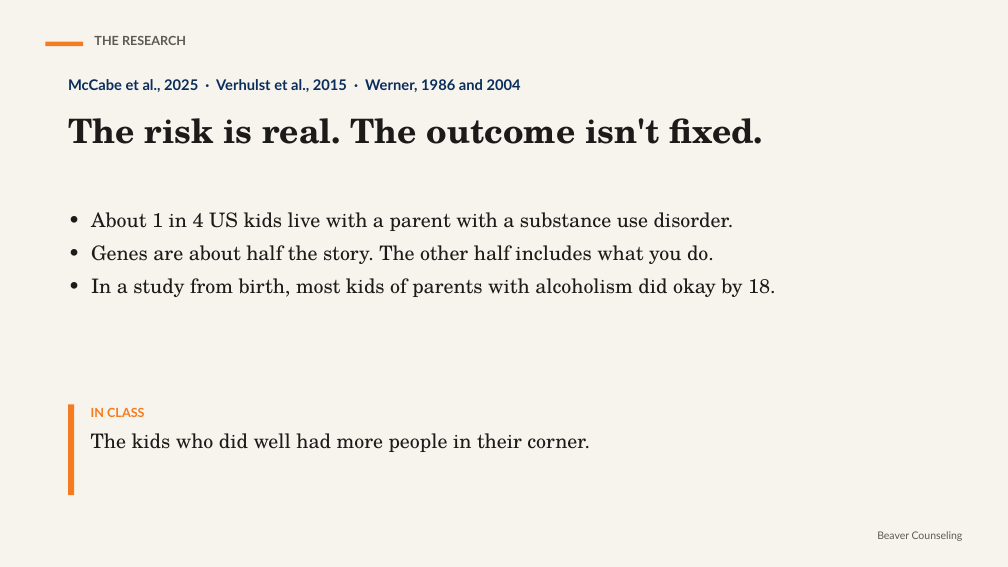
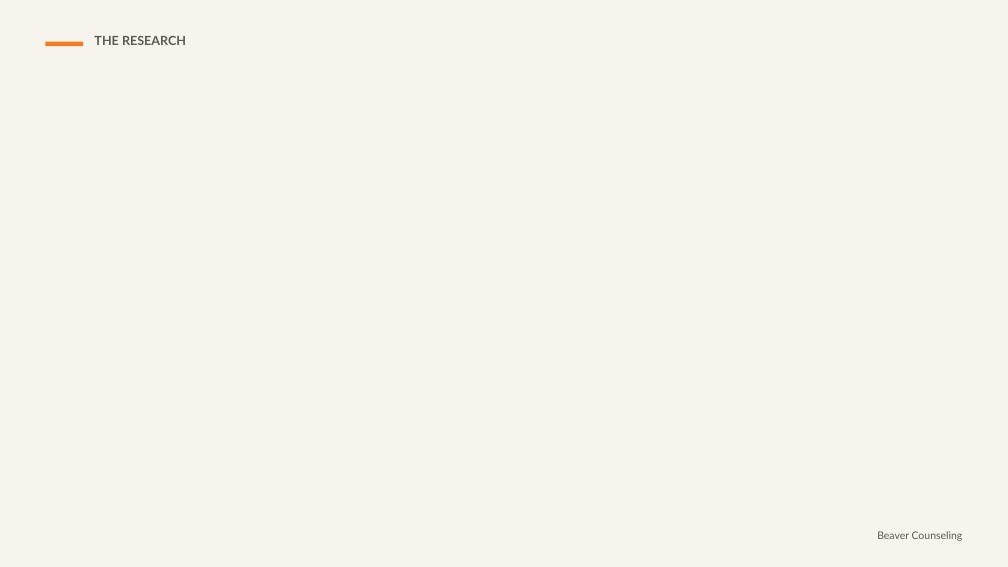
Before and after one commit to rmwtoolkit/bcds-toolkit, a slide deck: slide 6 of decks/when-someone-at-home-drinks-or-uses-lesson-v2.pptx (slide 5 before the commit). Drawn at 1008x567 pixels with LibreOffice and Linux fonts; fonts in the diff are those of the drawing; background and template pictures are left out. Boxes give left, top, right and bottom in pixels: in the first picture for what was removed or moved away, otherwise in the second. Text is boxed around its words. In the diff, an @@ line names an element or a change of style, - is before the commit and + after.

```diff
--- a/decks/when-someone-at-home-drinks-or-uses-lesson-v2.pptx
+++ b/decks/when-someone-at-home-drinks-or-uses-lesson-v2.pptx
@@ text removed at (x1=68, y1=79, x2=521, y2=92) @@
-McCabe et al., 2025 · Verhulst et al., 2015 · Werner, 1986 and 2004
@@ text removed at (x1=68, y1=118, x2=763, y2=144) @@
-The risk is real. The outcome isn't fixed.
@@ text removed at (x1=91, y1=212, x2=776, y2=297) @@
-• About 1 in 4 US kids live with a parent with a substance use disorder.
-• Genes are about half the story. The other half includes what you do.
-• In a study from birth, most kids of parents with alcoholism did okay by 18.
@@ rectangle removed at (x1=68, y1=405, x2=74, y2=495) @@
@@ text removed at (x1=91, y1=408, x2=590, y2=452) @@
-IN CLASS
-The kids who did well had more people in their corner.
```
Also in this commit, not shown: 7 other slides changed, 15 slides added, 1 slide removed, 8 other files.
